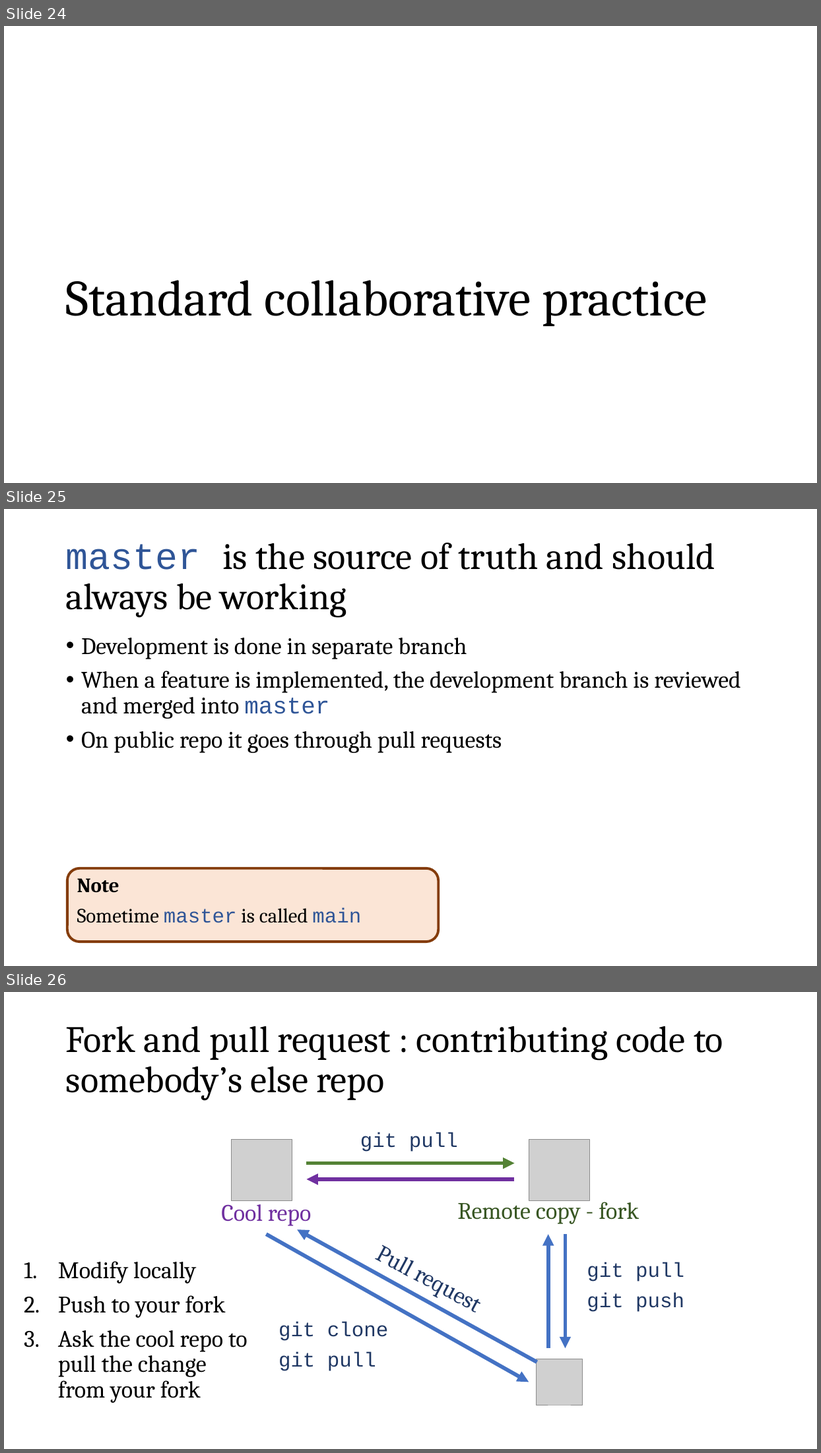
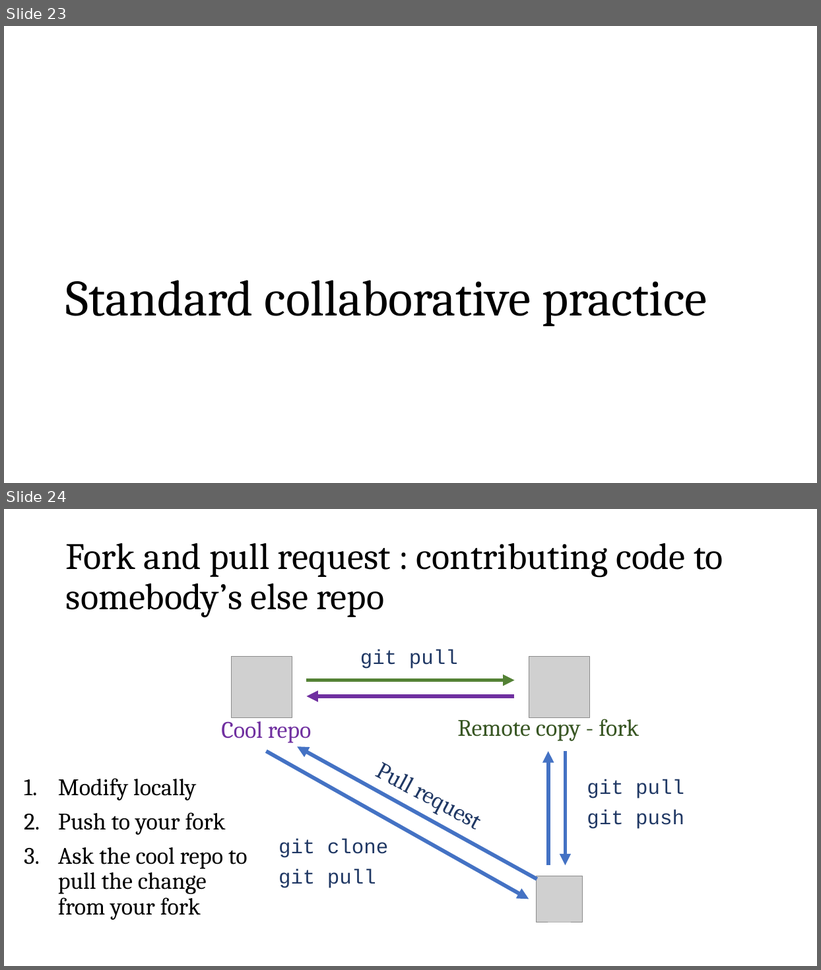
Before and after one commit to meny12/GitEssentials, a slide deck: git_workshop.pptx. Shown one above the other, each under a label of ours: slides 24, 25 and 26 before the commit, slides 23 and 24 after it. The pictures are 821x1453 and 821x970 pixels, drawn with LibreOffice and Linux fonts; fonts in the diff are those of the drawing; grey boxes stand for pictures. Boxes give left, top, right and bottom in pixels: in the first picture for what was removed or moved away, otherwise in the second. Text is boxed around its words. In the diff, an @@ line names an element or a change of style, - is before the commit and + after.

```diff
--- a/git_workshop.pptx
+++ b/git_workshop.pptx
@@ slide 25 removed at (4,509,817,966), background #FFFFFF @@
@@ title removed at (66,543,715,617) @@
-master is the source of truth and should always be working
@@ text removed at (81,638,741,753) @@
-• Development is done in separate branch
-• When a feature is implemented, the development branch is reviewed and merged into master
-• On public repo it goes through pull requests
@@ rounded rectangle removed at (67,869,439,942) @@
-Note
-Sometime master is called main
@@ what was slide 24 is now slide 23 @@
@@ what was slide 26 is now slide 24 @@
```
Also in this commit, not shown: 2 slides changed, 2 other slides removed.
